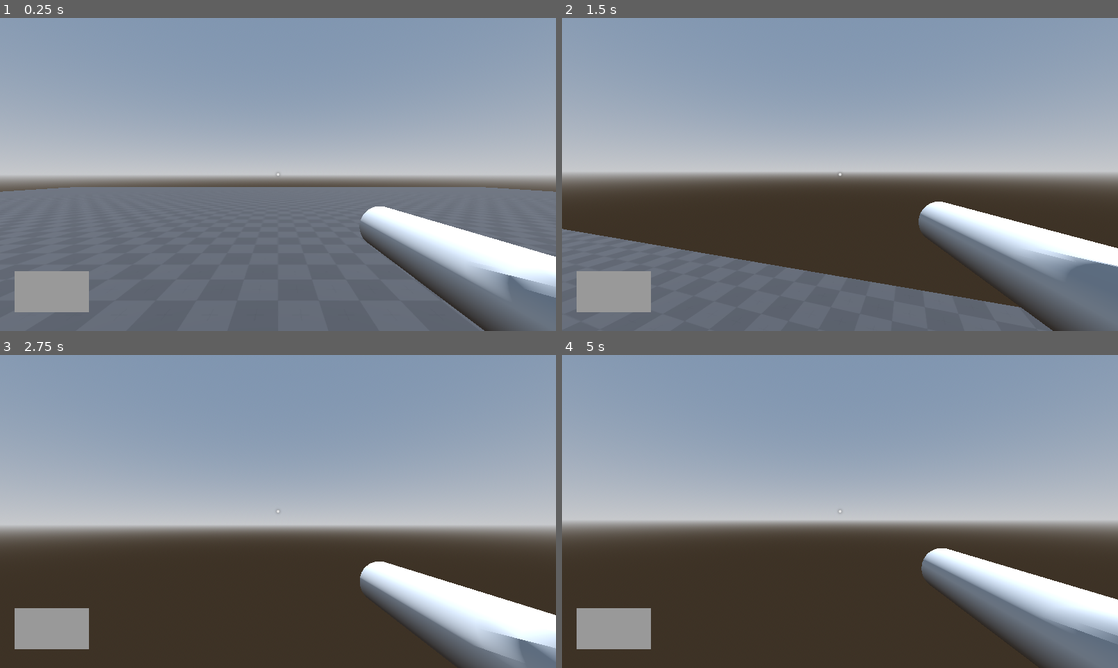
Above: before the commit, frames 1-4 (two rows, left to right).
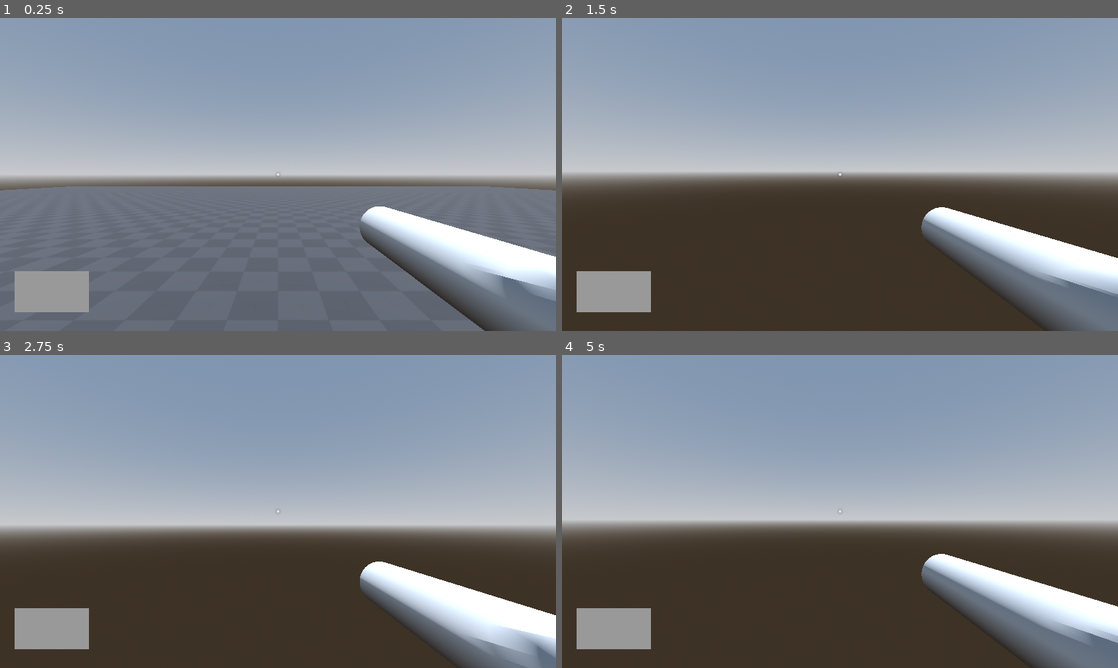
Above: after the commit, the same moments.

Repository: piksalchaos/spadooshka
Game: Godot game, scene res://scenes/test_world.tscn
Two runs of this game, one before a commit and one after it. Both use one fixed random seed, a clock stepped at 60 frames per second and the inputs below.
Inputs (mouse positions are in pixels of both pictures, inside the frame that each line leads up to):
- Up to frame 1 (0.25 s): no input
- Up to frame 2 (1.5 s): move the mouse to (867, 174) at 0.52 s; hold Space (jump) 0.53-1.28 s; hold W (forward) from 0.53 s (still down); tap Shift (dash) at 0.6 s; move the mouse to (812, 174) at 1.27 s; tap Space (jump) at 1.35 s
- Up to frame 3 (2.75 s): keep holding W (forward); tap Space (jump) at 1.52, 1.82 s; tap Shift (dash) at 1.55, 2.1 s; move the mouse to (289, 505) at 2.02 s; hold Space (jump) from 2.03 s (still down)
- Up to frame 4 (5 s): keep holding W (forward); move the mouse to (834, 517) at 2.77 s; release Space (jump) at 2.78 s; tap E (interact) at 2.85 s; tap Space (jump) at 3.02, 3.32, 3.77, 3.8, 4.07, 4.52, 4.82 s; tap Shift (dash) at 3.05, 4.55 s; move the mouse to (878, 514) at 3.52 s; hold Mouse wheel down (item_slot_left) 3.53-4.28 s; move the mouse to (795, 508) at 4.27 s; tap Mouse wheel up (item_slot_right) at 4.35 s

The runs differ from the first frame. In frame 1, 0.4% of the frame differs, in the area x 0-100%, y 53-91%; in frame 2, 19%, in the area x 0-100%, y 58-100%; in frame 3, 0.7%; in frame 4, 3.8%.

Commit message:
smoother movement and wall jump

Diff:
--- a/project.godot
+++ b/project.godot
@@ -85,6 +85,10 @@
 ]
 }
 
+[physics]
+
+3d/default_gravity=18.0
+
 [rendering]
 
 renderer/rendering_method="gl_compatibility"
--- a/scenes/player.gd
+++ b/scenes/player.gd
@@ -9,22 +9,27 @@
 
 const MAX_ITEM_COUNT: int = 3
 const DEFAULT_SPEED: float = 10.0
-const BOOSTED_SPEED: float = 16.0
+const BOOSTED_SPEED: float = 100.0
 const DASH_SPEED: float = 50.0
+
 const DEFAULT_JUMP_VELOCITY: float = 7.0
 const BOOSTED_JUMP_VELOCITY: float = 12.0
+const WALL_JUMP_VELOCITY: float = 30.0
+const WALL_JUMP_Y_DIRECTION: float = 0.2
+
 const MOUSE_SENSITIVITY = 0.005
+const ACCELERATION: float = 5.0
+const FRICTION: float = 15.0
 
 var items: Array[Item] = []
 var selected_item_slot = 0
 var is_speed_boosted: bool = false
 var can_dash: bool = true
 var is_dashing: bool = false
-var default_camera_pos
+var is_wall_sliding: bool = false
 
 func _ready():
 	Input.mouse_mode = Input.MOUSE_MODE_CAPTURED
-	default_camera_pos = camera.position
 
 func _unhandled_input(event: InputEvent) -> void:
 	if event is InputEventMouseMotion:
@@ -38,8 +43,8 @@
 	if event.is_action_pressed("use_item") and items.size() > 0:
 		call(items[selected_item_slot].player_function_name)
 
-	if event.is_action_pressed("jump") and is_on_floor():
-		velocity.y = DEFAULT_JUMP_VELOCITY
+	if event.is_action_pressed("jump"):
+		jump()
 
 	if items.size() > 0:
 		if event.is_action_pressed("item_slot_right"):
@@ -56,7 +61,11 @@
 			if Input.is_action_just_pressed("interact") and items.size() < MAX_ITEM_COUNT:
 				items.append(target.obtain_item())
 
-	if not is_on_floor():
+	is_wall_sliding = is_on_wall_only()
+
+	if is_wall_sliding:
+		velocity.y += -3 * delta
+	elif not is_on_floor():
 		velocity += get_gravity() * delta
 
 	var input_dir := Input.get_vector("left", "right", "forward", "backward")
@@ -65,11 +74,11 @@
 
 	if not is_dashing:
 		if direction:
-			velocity.x = direction.x * speed
-			velocity.z = direction.z * speed
+			velocity.x = lerp(velocity.x, direction.x * 100, ACCELERATION * delta)
+			velocity.z =  lerp(velocity.z, direction.z * 100, ACCELERATION * delta)
 		else:
-			velocity.x = move_toward(velocity.x, 0, speed)
-			velocity.z = move_toward(velocity.z, 0, speed)
+			velocity.x = lerp(velocity.x, 0.0, FRICTION * delta)
+			velocity.z = lerp(velocity.z, 0.0, FRICTION * delta)
 
 	# press dash
 	if Input.is_action_just_pressed("dash"):
@@ -97,6 +106,15 @@
 	speed_boost_timer.start()
 	is_speed_boosted = true
 
+func jump():
+	if is_on_floor():
+		velocity.y = DEFAULT_JUMP_VELOCITY
+	elif is_wall_sliding:
+		var dir = get_wall_normal()
+		dir.y = WALL_JUMP_Y_DIRECTION
+		velocity = dir * WALL_JUMP_VELOCITY
+
+
 func _on_speed_boost_timer_timeout() -> void:
 	is_speed_boosted = false
 
--- a/scenes/player.tscn
+++ b/scenes/player.tscn
@@ -154,7 +154,7 @@
 wait_time = 15.0
 
 [node name="DashTimer" type="Timer" parent="."]
-wait_time = 0.3
+wait_time = 0.2
 one_shot = true
 
 [node name="DashCooldownTimer" type="Timer" parent="."]
--- a/scenes/test_environment.tscn
+++ b/scenes/test_environment.tscn
@@ -40,3 +40,15 @@
 [node name="CollisionShape3D" type="CollisionShape3D" parent="StaticBody3D"]
 transform = Transform3D(1, 0, 0, 0, 1, 0, 0, 0, 1, 5.09947, 9.36249, 4.42707)
 shape = SubResource("ConcavePolygonShape3D_5atpt")
+
+[node name="StaticBody3D2" type="StaticBody3D" parent="."]
+transform = Transform3D(1, 0, 0, 0, 1, 0, 0, 0, 1, -9.21008, -1.36249, 3.1074)
+
+[node name="Wall" type="MeshInstance3D" parent="StaticBody3D2"]
+transform = Transform3D(1, 0, 0, 0, 1, 0, 0, 0, 1, 5.09947, 9.36249, 4.42707)
+mesh = SubResource("BoxMesh_nrj61")
+skeleton = NodePath("../..")
+
+[node name="CollisionShape3D" type="CollisionShape3D" parent="StaticBody3D2"]
+transform = Transform3D(1, 0, 0, 0, 1, 0, 0, 0, 1, 5.09947, 9.36249, 4.42707)
+shape = SubResource("ConcavePolygonShape3D_5atpt")
